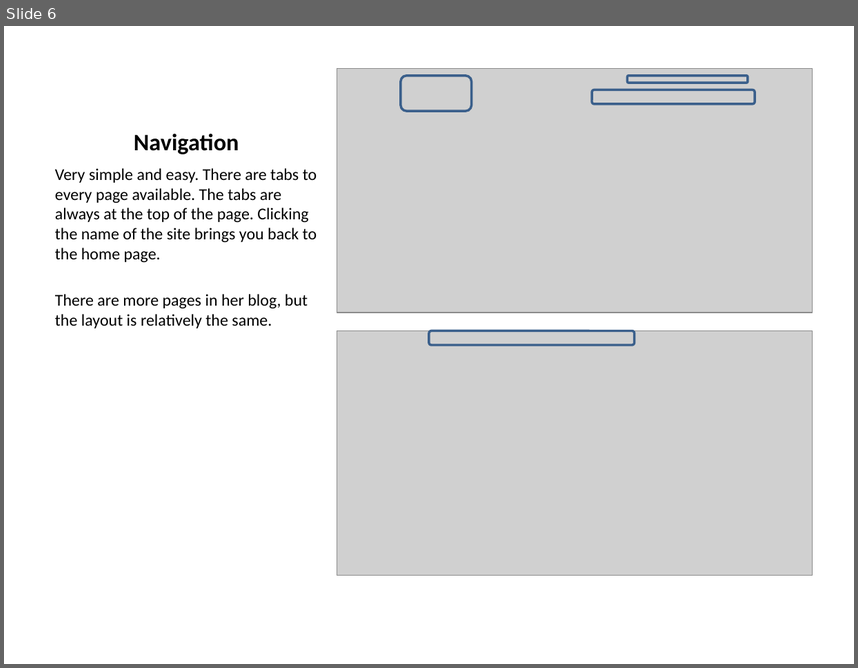
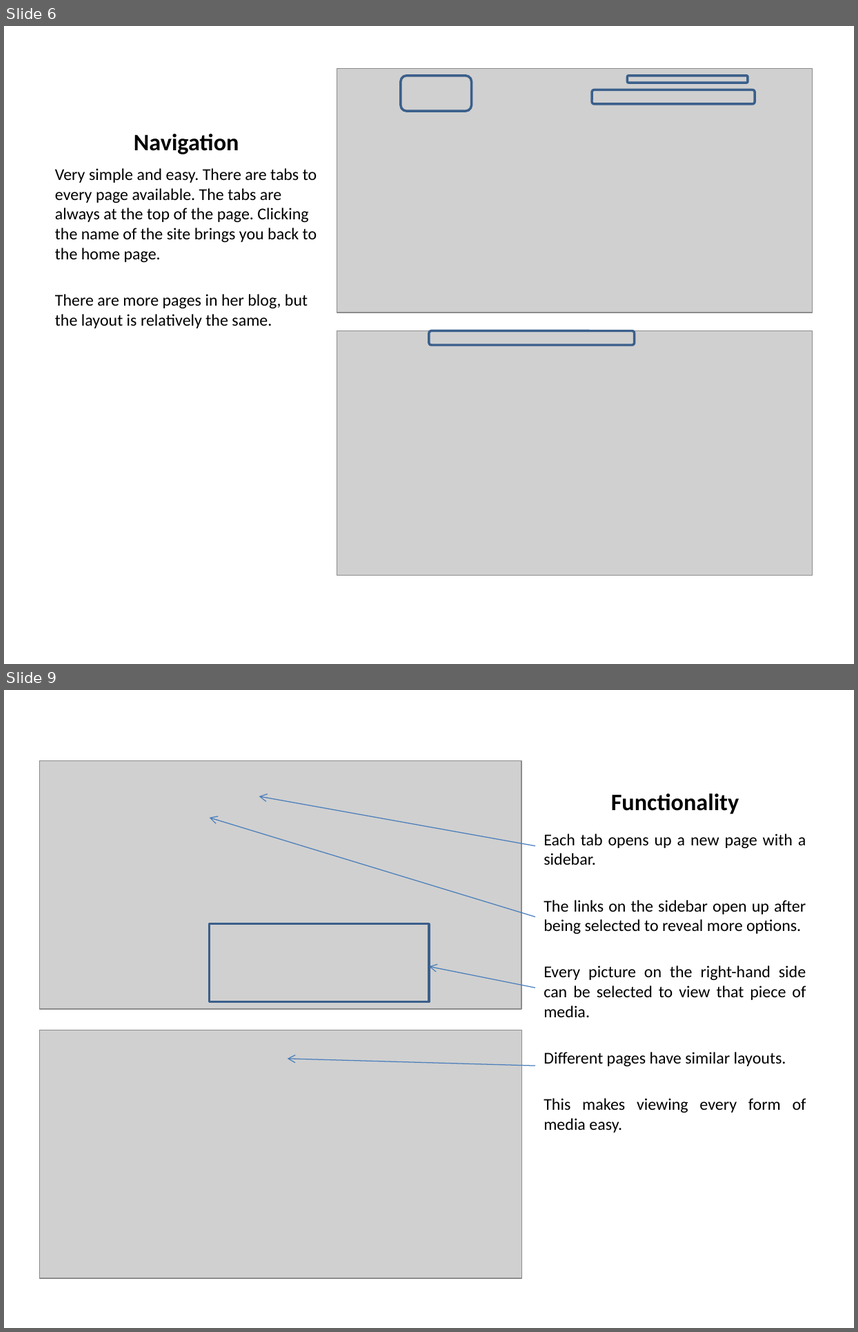
Before and after one commit to pku/portfolio_competitive_analysis, a slide deck: CompetitiveAnalysisPortfolios.pptx. Shown one above the other, each under a label of ours: slide 6 before the commit, slides 6 and 9 after it; the slides between them are not shown. The pictures are 858x668 and 858x1332 pixels, drawn with LibreOffice and Linux fonts; fonts in the diff are those of the drawing; grey boxes stand for pictures. Boxes give left, top, right and bottom in pixels: in the first picture for what was removed or moved away, otherwise in the second. Text is boxed around its words. In the diff, an @@ line names an element or a change of style, - is before the commit and + after.

```diff
--- a/CompetitiveAnalysisPortfolios.pptx
+++ b/CompetitiveAnalysisPortfolios.pptx
@@ slide 9 added at <box>4,690,854,1328</box>, background #FFFFFF @@
@@ picture added at <box>40,760,522,1009</box> @@
@@ arrow added from (535, 845) to (259, 796), #4B7EBC 0.75 pt @@
@@ title added at <box>611,793,739,814</box>, 20 pt, text #000000, bold @@
+Functionality
@@ arrow added from (535, 917) to (210, 818), #4B7EBC 0.75 pt @@
@@ text added at <box>544,834,806,1132</box>, 14 pt, text #000000 @@
+Each tab opens up a new page with a sidebar.
+The links on the sidebar open up after being selected to reveal more options.
+Every picture on the right-hand side can be selected to view that piece of media.
+Different pages have similar layouts.
+This makes viewing every form of media easy.
@@ rectangle added at <box>210,924,429,1002</box>, outline #3A5F8C 2 pt @@
@@ arrow added from (535, 987) to (429, 966), #4B7EBC 0.75 pt @@
@@ picture added at <box>40,1030,523,1279</box> @@
@@ arrow added from (535, 1066) to (287, 1058), #4B7EBC 0.75 pt @@
```
Also in this commit, not shown: 9 other slides added.
